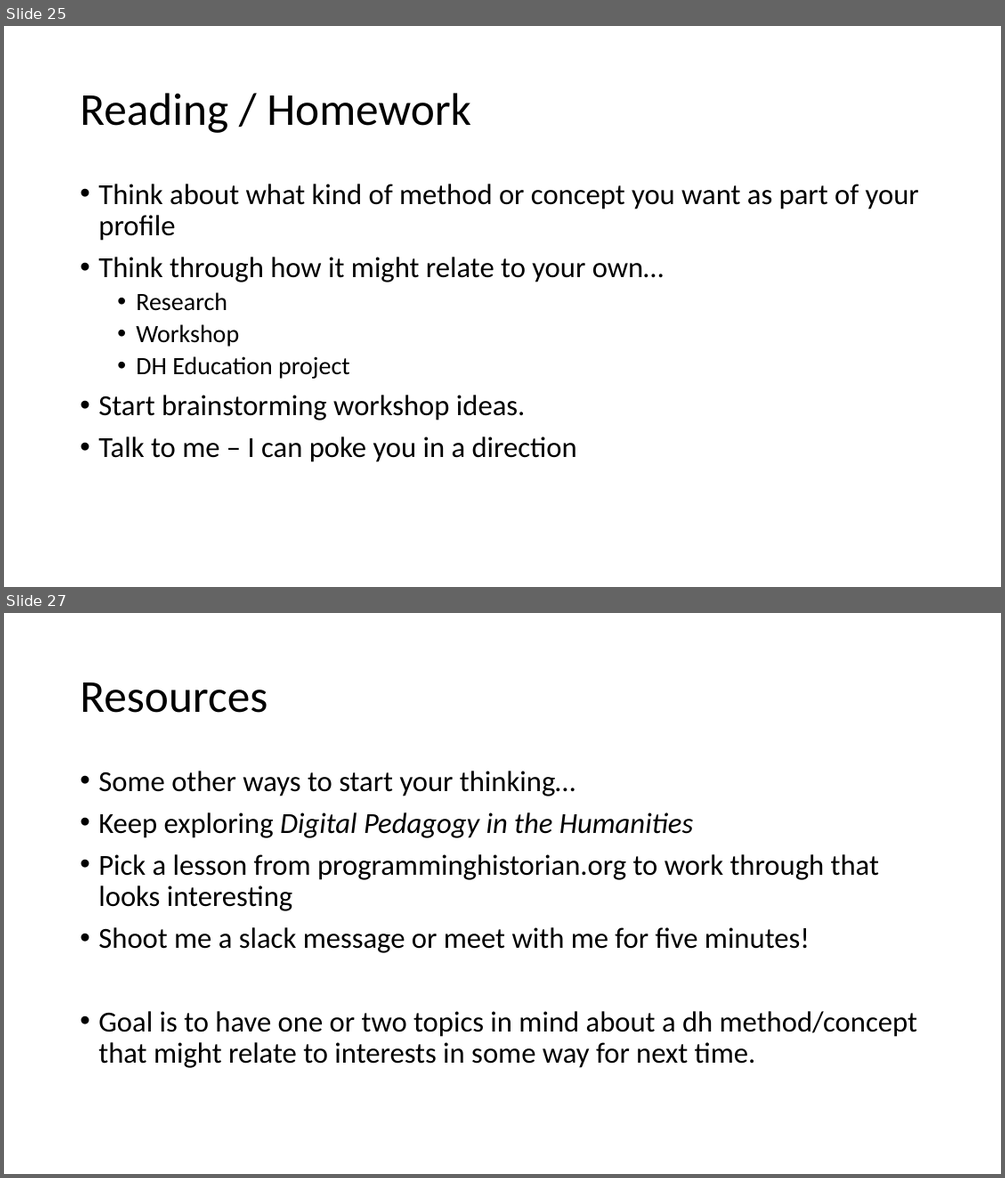
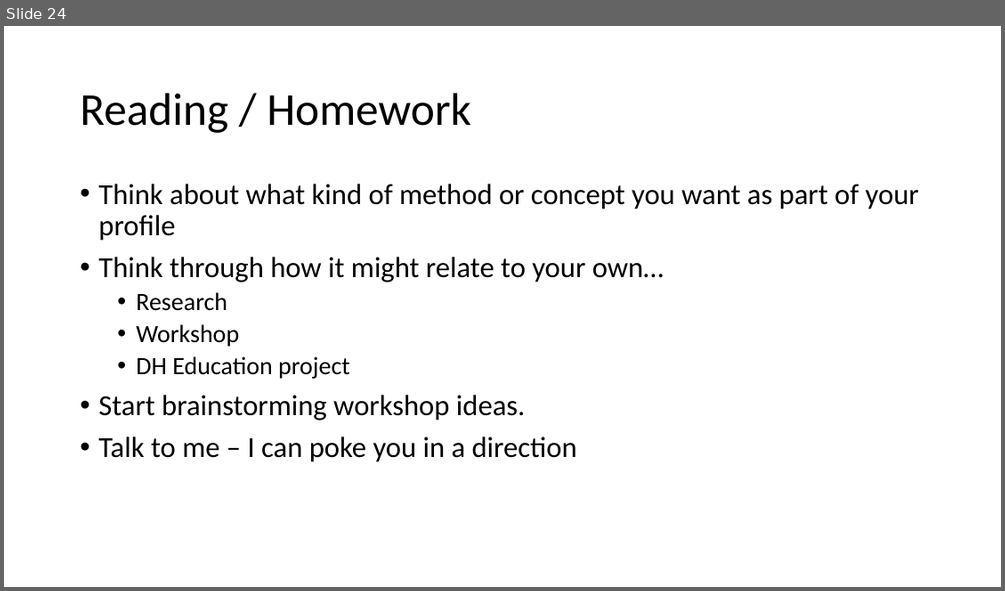
Before and after one commit to scholarslab/praxis, a slide deck: assets/workshop-on-workshops/workshop-on-workshops.pptx. Shown one above the other, each under a label of ours: slides 25 and 27 before the commit, slide 24 after it; the slides between them are not shown. The pictures are 1005x1178 and 1005x591 pixels, drawn with LibreOffice and Linux fonts; fonts in the diff are those of the drawing. Boxes give left, top, right and bottom in pixels: in the first picture for what was removed or moved away, otherwise in the second. Text is boxed around its words. In the diff, an @@ line names an element or a change of style, - is before the commit and + after.

```diff
--- a/assets/workshop-on-workshops/workshop-on-workshops.pptx
+++ b/assets/workshop-on-workshops/workshop-on-workshops.pptx
@@ slide 27 removed at [4,613,1001,1174], background #FFFFFF @@
@@ title removed at [80,682,267,713] @@
-Resources
@@ text removed at [98,771,917,1068] @@
-• Some other ways to start your thinking…
-• Keep exploring Digital Pedagogy in the Humanities
-• Pick a lesson from programminghistorian.org to work through that looks interesting
-• Shoot me a slack message or meet with me for five minutes!
-• Goal is to have one or two topics in mind about a dh method/concept that might relate to interests in some way for next time.
@@ what was slide 25 is now slide 24 @@
```
Also in this commit, not shown: 11 slides changed, 3 slides added, 4 other slides removed, 2 other files.
